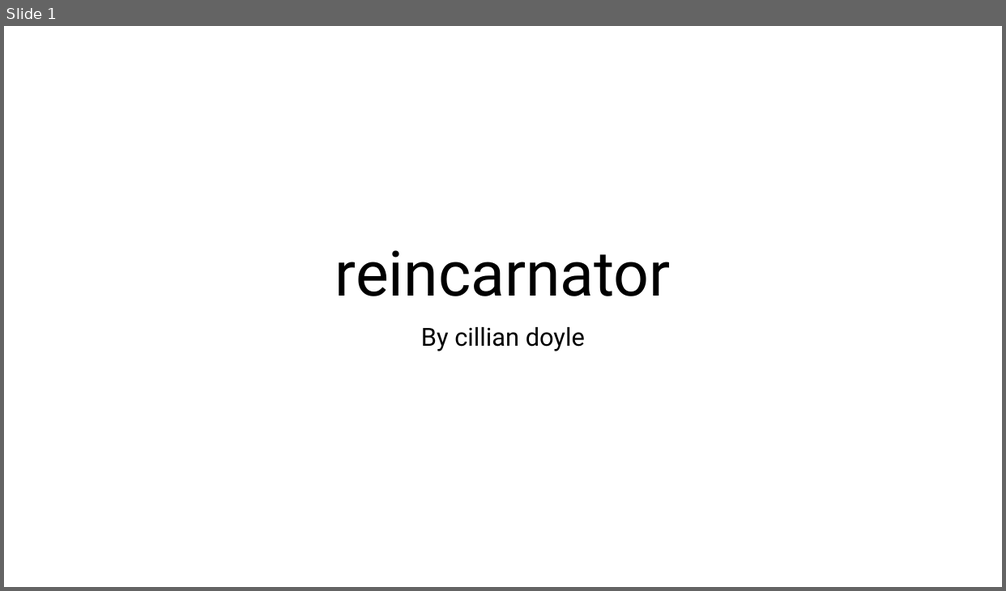
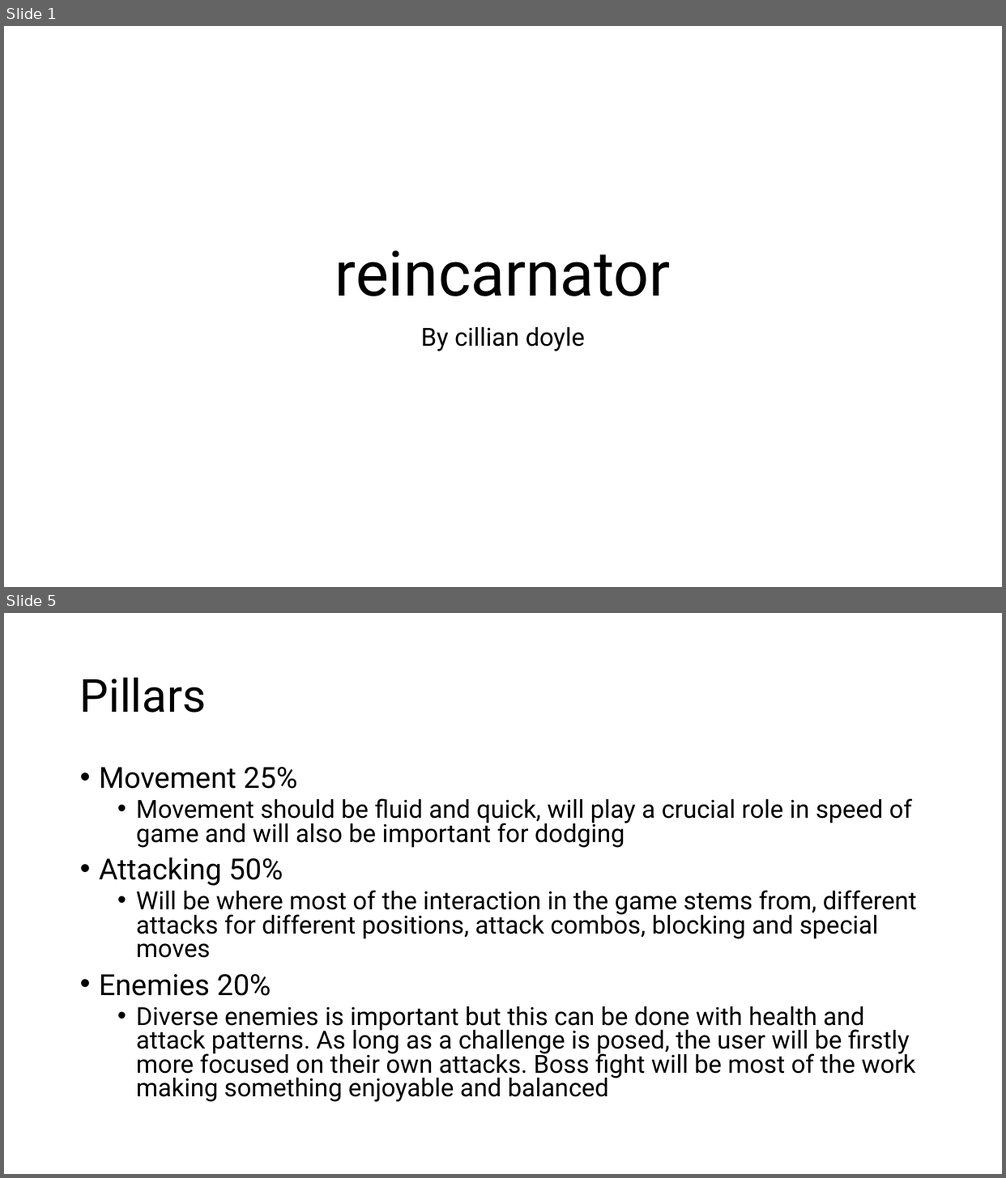
Before and after one commit to PeterLowe/concept25-Cillian-Doyle, a slide deck: cillians docs/concept document.pptx. Shown one above the other, each under a label of ours: slide 1 before the commit, slides 1 and 5 after it; the slides between them are not shown. The pictures are 1006x591 and 1006x1178 pixels, drawn with LibreOffice and Linux fonts; fonts in the diff are those of the drawing. Boxes give left, top, right and bottom in pixels: in the first picture for what was removed or moved away, otherwise in the second. Text is boxed around its words. In the diff, an @@ line names an element or a change of style, - is before the commit and + after.

```diff
--- a/cillians docs/concept document.pptx
+++ b/cillians docs/concept document.pptx
@@ slide 5 added at <box>4,613,1002,1174</box>, background #FFFFFF @@
@@ title added at <box>80,677,206,713</box>, 44 pt, text #000000 @@
+Pillars
@@ text added at <box>99,767,917,1102</box>, 24 pt, text #000000 @@
+• Movement 25%
+  • Movement should be fluid and quick, will play a crucial role in speed of game and will also be important for dodging
+• Attacking 50%
+  • Will be where most of the interaction in the game stems from, different attacks for different positions, attack combos, blocking and special moves
+• Enemies 20%
+  • Diverse enemies is important but this can be done with health and attack patterns. As long as a challenge is posed, the user will be firstly more focused on their own attacks. Boss fight will be most of the work making something enjoyable and balanced
```
Also in this commit, not shown: 2 slides changed, 6 other slides added, 1 other file.
